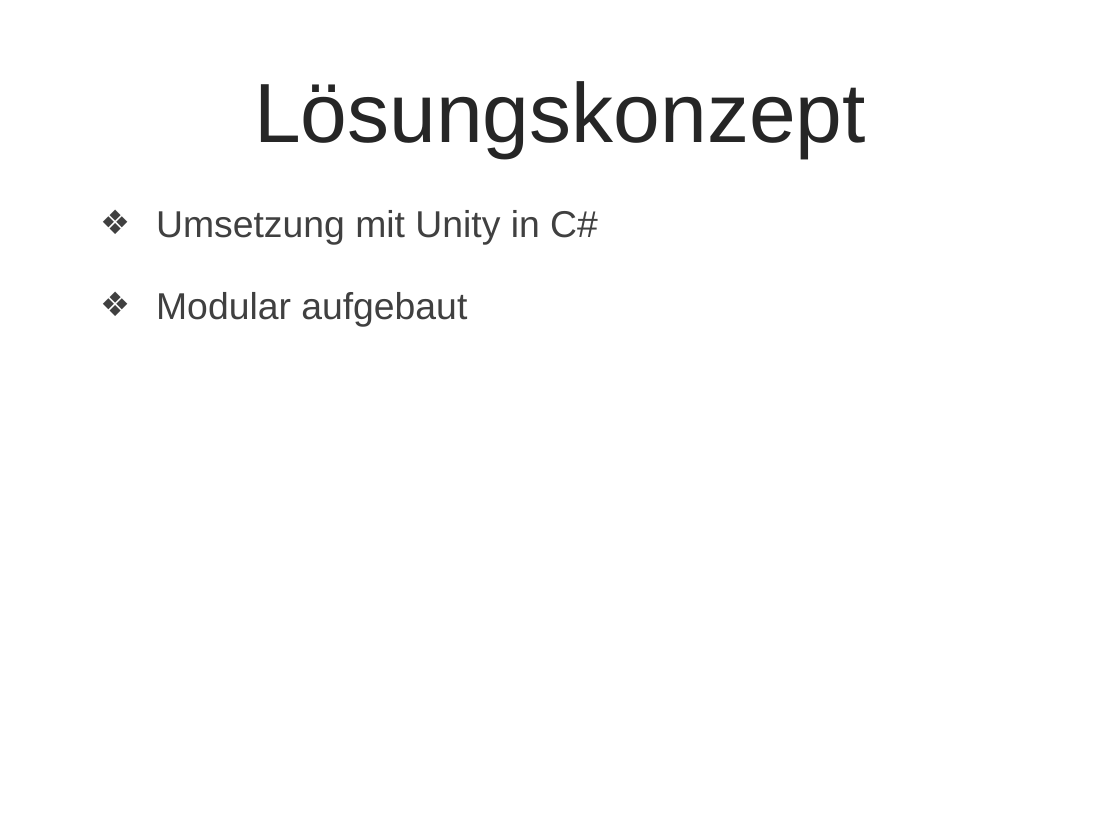
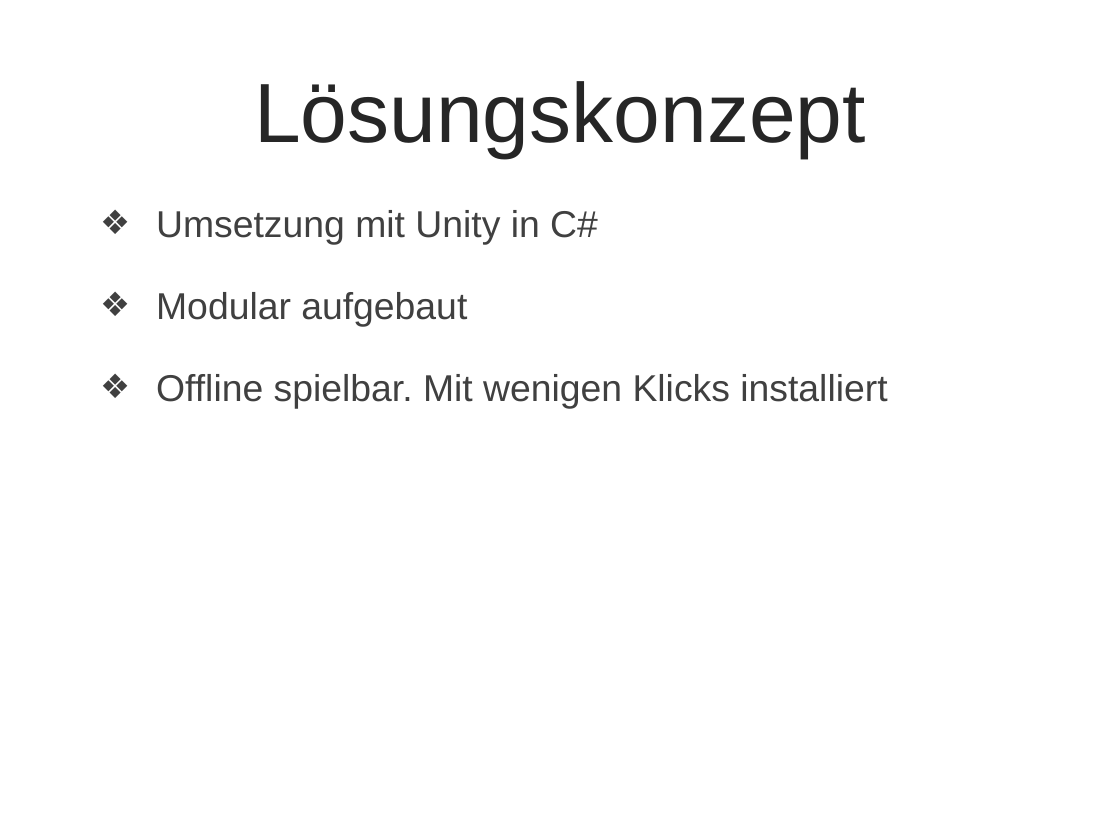
Before and after one commit to smowdy/bfh_projekt_1, a slide deck: slide 6 of doc/PP_Arcade_V1.pptx. Drawn at 1120x840 pixels with LibreOffice and Linux fonts; fonts in the diff are those of the drawing; background and template pictures are left out. Boxes give left, top, right and bottom in pixels: in the first picture for what was removed or moved away, otherwise in the second. Text is boxed around its words. In the diff, an @@ line names an element or a change of style, - is before the commit and + after.

Commit message:
PP V1

```diff
--- a/doc/PP_Arcade_V1.pptx
+++ b/doc/PP_Arcade_V1.pptx
@@ text at box(156, 374, 887, 409): paragraph added @@
+❖ Offline spielbar. Mit wenigen Klicks installiert
```
